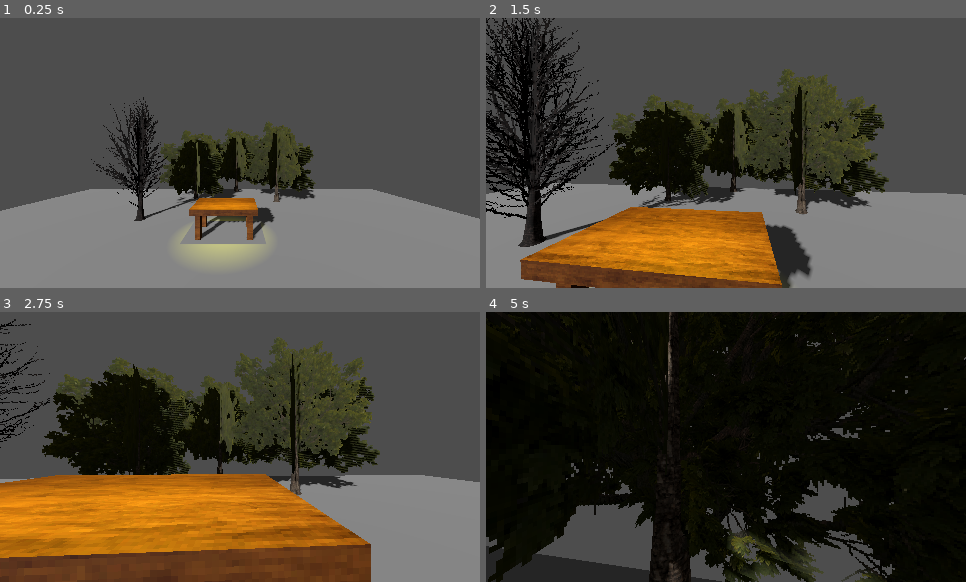
Above: before the commit, frames 1-4 (two rows, left to right).
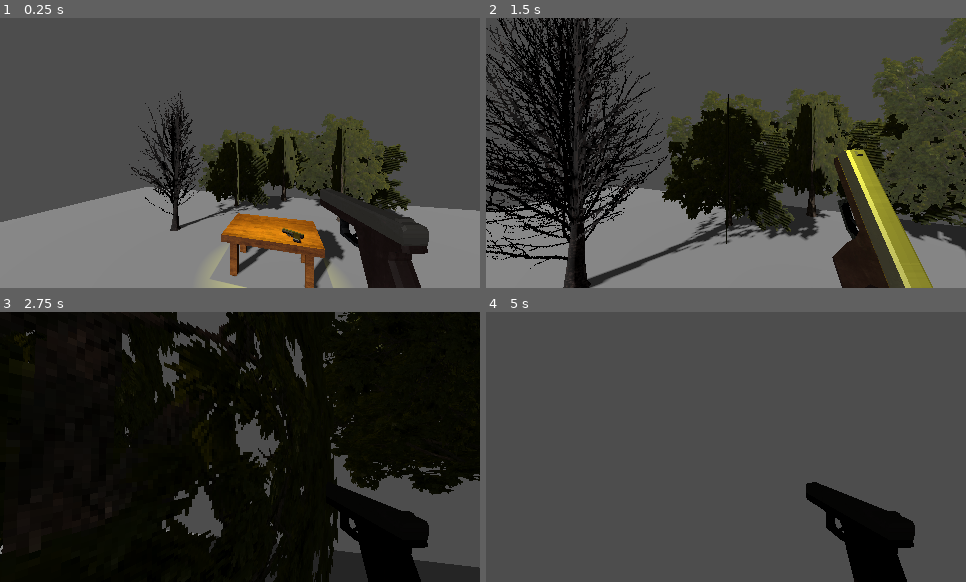
Above: after the commit, the same moments.

Repository: TheM0RSE/GameOff2026
Game: Godot game, scene res://Scenes/Main.tscn
Same seed, same stepped clock (60 frames per second), same inputs: the game is played once before the commit and once after it.
Inputs (mouse positions are in pixels of both pictures, inside the frame that each line leads up to):
- Up to frame 1 (0.25 s): no input
- Up to frame 2 (1.5 s): move the mouse to (750, 153) at 0.52 s; hold W (up) from 0.53 s (still down); click (750, 153) at 0.6 s; tap Space (jump) at 0.77 s; move the mouse to (702, 153) at 1.27 s; click (702, 153) at 1.35 s
- Up to frame 3 (2.75 s): keep holding W (up); tap Space (jump) at 1.52 s; move the mouse to (249, 441) at 2.02 s; click (249, 441) at 2.1 s
- Up to frame 4 (5 s): keep holding W (up); move the mouse to (721, 452) at 2.77 s; click (721, 452) at 2.85 s; tap Space (jump) at 3.02, 3.77, 4.52 s; move the mouse to (764, 449) at 3.52 s; click (764, 449) at 3.6 s; move the mouse to (687, 444) at 4.27 s; click (687, 444) at 4.35 s

The runs differ from the first frame. In frame 1, 24% of the frame differs, in the area x 0-100%, y 27-100%; in frame 2, 59%; in frame 3, 86%; in frame 4, 89%, in the area x 0-100%, y 0-100%.

Commit message:
Added gun; Added recoil animation when you left-click

Diff:
--- a/Entities/Player/Player.gd
+++ b/Entities/Player/Player.gd
@@ -5,11 +5,12 @@
 
 # Mouse & camera variables
 var mouse_sensitivity := 0.005
-
 var mouse_input = Vector2.ZERO
 
 @export var camera : Camera3D
 var cam_rotation := Vector2.ZERO
+
+@export var animation_player : AnimationPlayer
 
 func _ready() -> void:
 	Input.mouse_mode = Input.MOUSE_MODE_CAPTURED # Lock mouse ingame
@@ -20,6 +21,10 @@
 		mouse_input += event.relative
 
 func _process(delta: float) -> void:
+	if Input.is_action_just_pressed("interact"):
+		animation_player.stop()
+		animation_player.play("Glock_Shoot")
+
 	# Apply rotation on every rendered frame
 	rotate_y(-mouse_input.x * mouse_sensitivity)
 	camera.rotate_x(-mouse_input.y * mouse_sensitivity)
@@ -29,7 +34,6 @@
 
 	# Clear the accumulated input so it doesn't carry over to the next frame
 	mouse_input = Vector2.ZERO
-
 
 func _physics_process(delta: float) -> void:
 	# Gravity
--- a/Entities/Player/Player.tscn
+++ b/Entities/Player/Player.tscn
@@ -1,12 +1,51 @@
 [gd_scene format=3 uid="uid://c2f7or57sbcfm"]
 
 [ext_resource type="Script" uid="uid://c143gwe7hw56k" path="res://Entities/Player/Player.gd" id="1_3qydi"]
+[ext_resource type="PackedScene" uid="uid://bpo2s2glog4gk" path="res://Items/Glock/Glock.glb" id="2_ww0jn"]
 
 [sub_resource type="CapsuleShape3D" id="CapsuleShape3D_3n5wa"]
 
-[node name="Player" type="CharacterBody3D" unique_id=1972926718 node_paths=PackedStringArray("camera")]
+[sub_resource type="Animation" id="Animation_ww0jn"]
+resource_name = "Glock_Shoot"
+tracks/0/type = "value"
+tracks/0/imported = false
+tracks/0/enabled = true
+tracks/0/path = NodePath("Camera3D/Glock:rotation")
+tracks/0/interp = 1
+tracks/0/loop_wrap = true
+tracks/0/keys = {
+"times": PackedFloat32Array(0.033333335, 0.16666667, 0.4),
+"transitions": PackedFloat32Array(0.112656526, 1.1095695, 1),
+"update": 0,
+"values": [Vector3(0, -1.5707964, 0), Vector3(0, -1.5707964, -1.0471976), Vector3(0, -1.5707964, 0)]
+}
+
+[sub_resource type="Animation" id="Animation_vweq0"]
+length = 0.001
+tracks/0/type = "value"
+tracks/0/imported = false
+tracks/0/enabled = true
+tracks/0/path = NodePath("Camera3D/Glock:rotation")
+tracks/0/interp = 1
+tracks/0/loop_wrap = true
+tracks/0/keys = {
+"times": PackedFloat32Array(0),
+"transitions": PackedFloat32Array(1),
+"update": 0,
+"values": [Vector3(0, -1.5707964, 0)]
+}
+
+[sub_resource type="AnimationLibrary" id="AnimationLibrary_1des2"]
+_data = {
+&"Glock_Shoot": SubResource("Animation_ww0jn"),
+&"RESET": SubResource("Animation_vweq0")
+}
+
+[node name="Player" type="CharacterBody3D" unique_id=1972926718 node_paths=PackedStringArray("camera", "animation_player")]
+transform = Transform3D(-4.371139e-08, 0, -1, 0, 1, 0, 1, 0, -4.371139e-08, 0, 0, 0)
 script = ExtResource("1_3qydi")
 camera = NodePath("Camera3D")
+animation_player = NodePath("AnimationPlayer")
 
 [node name="CollisionShape3D" type="CollisionShape3D" parent="." unique_id=2110840047]
 shape = SubResource("CapsuleShape3D_3n5wa")
@@ -14,3 +53,9 @@
 [node name="Camera3D" type="Camera3D" parent="." unique_id=38780711]
 transform = Transform3D(1, 0, 0, 0, 1, 0, 0, 0, 1, 0, 0.49968207, 0)
 fov = 80.0
+
+[node name="Glock" parent="Camera3D" unique_id=465695505 instance=ExtResource("2_ww0jn")]
+transform = Transform3D(-8.742278e-09, 0, -0.2, 0, 0.2, 0, 0.2, 0, -8.742278e-09, 0.6, -0.442, -0.7)
+
+[node name="AnimationPlayer" type="AnimationPlayer" parent="." unique_id=442258818]
+libraries/ = SubResource("AnimationLibrary_1des2")
--- a/Scenes/Main.tscn
+++ b/Scenes/Main.tscn
@@ -4,6 +4,7 @@
 [ext_resource type="PackedScene" uid="uid://brt8f8onm4igd" path="res://Models/Trees/dead_tree_rt_1.glb" id="3_kln2b"]
 [ext_resource type="PackedScene" uid="uid://dxwxecr2y7xgw" path="res://Models/Trees/tree_rt_4.glb" id="4_pbw6q"]
 [ext_resource type="PackedScene" uid="uid://bic3k18q2t0ui" path="res://Models/Table/Table.glb" id="4_rgh2o"]
+[ext_resource type="PackedScene" uid="uid://bpo2s2glog4gk" path="res://Items/Glock/Glock.glb" id="5_pbw6q"]
 
 [sub_resource type="Environment" id="Environment_3n5wa"]
 volumetric_fog_enabled = true
@@ -17,9 +18,6 @@
 
 [node name="WorldEnvironment" type="WorldEnvironment" parent="." unique_id=1741461513]
 environment = SubResource("Environment_3n5wa")
-
-[node name="Player" parent="." unique_id=1972926718 instance=ExtResource("1_r150o")]
-transform = Transform3D(1, 0, 0, 0, 1, 0, 0, 0, 1, 0.83949804, 3.6239471, 1.0171549)
 
 [node name="Lighting" type="Node3D" parent="." unique_id=1582039511]
 
@@ -52,3 +50,9 @@
 
 [node name="tree_rt_44" parent="." unique_id=63709885 instance=ExtResource("4_pbw6q")]
 transform = Transform3D(1, 0, 0, 0, 1, 0, 0, 0, 1, 0.52333677, 0.49999952, -13.155657)
+
+[node name="Glock" parent="." unique_id=1933181250 instance=ExtResource("5_pbw6q")]
+transform = Transform3D(0.18302657, 0.0806305, 3.5244714e-09, 0, -8.742278e-09, 0.2, 0.0806305, -0.18302657, -8.000345e-09, 0.8877673, 1.7368746, -5.3406367)
+
+[node name="Player" parent="." unique_id=1972926718 instance=ExtResource("1_r150o")]
+transform = Transform3D(0.9623565, 0, 0.27179015, 0, 1, 0, -0.27179015, 0, 0.9623565, 0.63244486, 3.736394, -0.85529494)
--- a/project.godot
+++ b/project.godot
@@ -58,6 +58,11 @@
 "events": [Object(InputEventKey,"resource_local_to_scene":false,"resource_name":"","device":-1,"window_id":0,"alt_press …(191 unchanged characters)…
 ]
 }
+interact={
+"deadzone": 0.2,
+"events": [Object(InputEventMouseButton,"resource_local_to_scene":false,"resource_name":"","device":-1,"window_id":0,"alt_pressed":false,"shift_pressed":false,"ctrl_pressed":false,"meta_pressed":false,"button_mask":0,"position":Vector2(0, 0),"global_position":Vector2(0, 0),"factor":1.0,"button_index":1,"canceled":false,"pressed":false,"double_click":false,"script":null)
+]
+}
 
 [physics]
 
Binary file added: Items/Glock/Glock.glb
Not shown, added: Items/Glock/Glock.glb.import
Binary file added: Items/Glock/Glock_Gun.jpg
Not shown, added: Items/Glock/Glock_Gun.jpg.import
